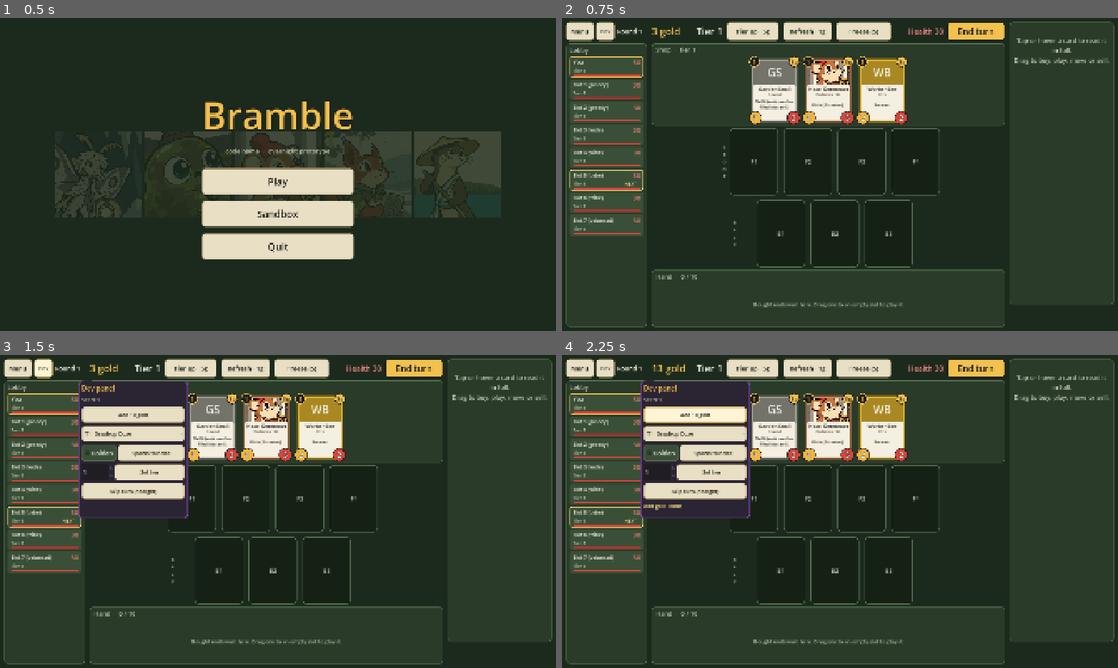
Above: before the commit, frames 1-4 (two rows, left to right).
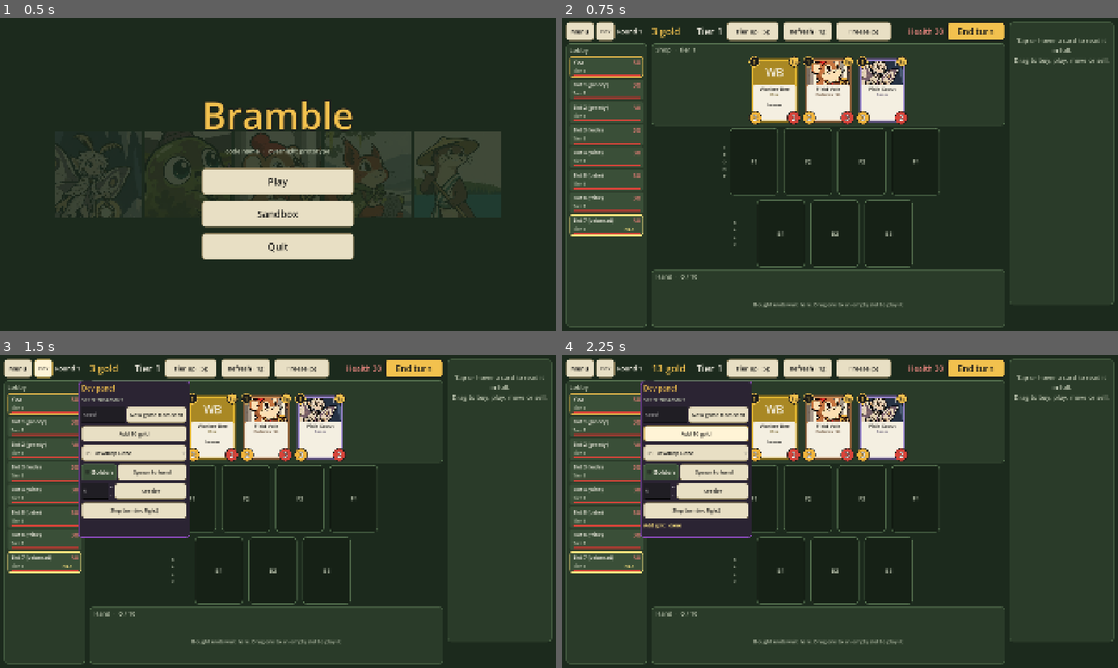
Above: after the commit, the same moments.

Repository: SwitchOCE/Bramble
Game: Godot game, scene res://src/main/main.tscn
The game is run twice, just before and just after one commit, with the same random seed, the same clock (stepped at 60 frames per second) and the same inputs.
Inputs:
- Up to frame 1 (0.5 s): no input
- Up to frame 2 (0.75 s): click "Play" at 0.5 s
- Up to frame 3 (1.5 s): click "Dev" at 1.25 s
- Up to frame 4 (2.25 s): click "Add 10 gold" at 2 s

Frame 1 is identical in both runs. In frame 2, 2.3% of the frame differs, in the area x 1-62%, y 12-70%; in frame 3, 5.8%; in frame 4, 6.2%, in the area x 1-62%, y 8-70%.

Commit message:
UI: integration scope-review fixes
- main.gd always builds CorePort: --fixtures, the FixturePort preload and the exported
  parameter are gone, with their test. fixture_port.gd stays for the tests that build it.
- Cut RecruitScreen.is_dev_panel_open (no callers).
- Triggers: the keyword the mechanic id names, else the unit's name; no keyword fallback
  for an event without a mechanic. Test covers Hoglet Mother's death summon, the
  Woodpecker's Birds buff and Sett Warden's survive buff.
- Seed (prototype pick): each Play draws a random seed; the dev panel shows it and starts a
  new game from a typed one.
- Tests: CorePort's 'No units found' reason; random seed and typed-seed replay. Dropped the
  'Rally' source-text check; FrontBuyPort's comment says what it is.
- LEARNINGS: core entry back to 96 GUT tests; UI entry times match their commit (00:23).

Co-Authored-By: Claude Opus 5.5 <noreply@anthropic.com>

Diff:
--- a/src/main/main.gd
+++ b/src/main/main.gd
@@ -1,14 +1,10 @@
 extends Control
-## The main scene: starts the UI app on a game port. By default that is the rules core
-## (CorePort); run with `-- --fixtures` to drive the screens from docs/prototype/fixtures instead.
+## The main scene: starts the UI app on the rules core (CorePort).
 ## scripts/export_smoke.sh boots the exported build and waits for the line printed here.
 
 const READY_LINE: String = "boot: main scene ready"
-const FIXTURES_ARG: String = "--fixtures"
 const App := preload("res://src/ui/app.gd")
-const GamePort := preload("res://src/ui/adapter/game_port.gd")
 const CorePort := preload("res://src/ui/adapter/core_port.gd")
-const FixturePort := preload("res://src/ui/adapter/fixture_port.gd")
 
 var app: App
 
@@ -16,17 +12,7 @@
 func _ready() -> void:
 	app = App.new()
 	add_child(app)
-	app.setup(make_port(OS.get_cmdline_user_args()))
-	print(READY_LINE)
-
-
-## The real core, or the SPEC fixtures with --fixtures in an editor run. An exported build
-## (feature "template") always gets the core: its pack has no fixtures and must not fake a game.
-static func make_port(
-	args: PackedStringArray, exported: bool = OS.has_feature("template")
-) -> GamePort:
-	if FIXTURES_ARG in args and not exported:
-		return FixturePort.new()
 	var port: CorePort = CorePort.new()
 	port.setup()
-	return port
+	app.setup(port)
+	print(READY_LINE)
--- a/src/ui/app.gd
+++ b/src/ui/app.gd
@@ -12,12 +12,16 @@
 const CombatScreen := preload("res://src/ui/screens/combat_screen.gd")
 const SandboxScreen := preload("res://src/ui/screens/sandbox_screen.gd")
 const GameOverScreen := preload("res://src/ui/screens/game_over_screen.gd")
+const MAX_SEED: int = 999_999_999
 
 var port: GamePort
 var current: Control
 ## Kept while the app runs so the sandbox boards survive a fight.
 var sandbox: SandboxScreen
-var game_seed: int = 1
+## The seed of the current game (shown in the dev panel).
+var game_seed: int = -1
+
+var _seeds: RandomNumberGenerator = RandomNumberGenerator.new()
 
 
 func _init() -> void:
@@ -34,6 +38,7 @@
 
 func setup(game_port: GamePort) -> void:
 	port = game_port
+	_seeds.randomize()
 	CardView.set_unbuilt(port.unbuilt_units())
 	CardDetail.set_glossary(port.library_units())
 	show_menu()
@@ -56,9 +61,11 @@
 	_swap(menu)
 
 
-func start_game() -> void:
+## Starts a game from `chosen_seed`, or from a fresh random seed when it is negative (a
+## prototype pick: every Play differs; the dev panel shows the seed and replays a typed one).
+func start_game(chosen_seed: int = -1) -> void:
+	game_seed = chosen_seed if chosen_seed >= 0 else _seeds.randi_range(1, MAX_SEED)
 	var reason: String = port.new_game(game_seed)
-	game_seed += 1
 	if reason.is_empty():
 		show_recruit()
 
@@ -76,6 +83,7 @@
 	screen.combat_ready.connect(show_game_combat)
 	screen.menu_requested.connect(show_menu)
 	screen.game_over_reached.connect(show_game_over)
+	screen.replay_requested.connect(start_game)
 	_swap(screen)
 	screen.setup(port)
 
--- a/src/ui/screens/combat_log.gd
+++ b/src/ui/screens/combat_log.gd
@@ -15,10 +15,10 @@
 
 ## What fired, in the card's own words: the keyword the mechanic id names ("nightshade_mark" ->
 ## Nightshade), else the unit's name (Hoglet Mother's death_summon is not Bristle).
-static func trigger_name(model: CombatModel, uid: int, mechanic: String = "") -> String:
+static func trigger_name(model: CombatModel, uid: int, mechanic: String) -> String:
 	for keyword: Variant in Data.a(model.unit(uid), "keywords"):
 		var word: String = str(keyword)
-		if mechanic.is_empty() or mechanic.contains(word.to_lower().replace(" ", "_")):
+		if not mechanic.is_empty() and mechanic.contains(word.to_lower().replace(" ", "_")):
 			return word
 	return model.unit_name(uid)
 
--- a/src/ui/screens/recruit_screen.gd
+++ b/src/ui/screens/recruit_screen.gd
@@ -12,6 +12,8 @@
 signal combat_ready
 signal menu_requested
 signal game_over_reached
+## The dev panel asked for a new game from this seed.
+signal replay_requested(game_seed: int)
 
 const Data := preload("res://src/ui/view_data.gd")
 const UiTheme := preload("res://src/ui/ui_theme.gd")
@@ -106,6 +108,7 @@
 	_dev.position = Vector2(270, 90)
 	_dev.changed.connect(func() -> void: _after_change(false))
 	_dev.turn_skipped.connect(_on_turn_skipped)
+	_dev.replay_requested.connect(func(game_seed: int) -> void: replay_requested.emit(game_seed))
 	add_child(_dev)
 
 
@@ -585,10 +588,6 @@
 	_dev.refresh()
 
 
-func is_dev_panel_open() -> bool:
-	return _dev.visible
-
-
 func _unhandled_key_input(event: InputEvent) -> void:
 	var key: InputEventKey = event as InputEventKey
 	if key != null and key.pressed and not key.echo and key.keycode == KEY_QUOTELEFT:
--- a/src/ui/widgets/dev_panel.gd
+++ b/src/ui/widgets/dev_panel.gd
@@ -4,6 +4,8 @@
 ## The recruit screen toggles it (Dev button, or the ` key).
 
 signal changed
+## The owner typed a seed and asked to replay: the app starts a new game from it.
+signal replay_requested(game_seed: int)
 signal turn_skipped
 
 const UiTheme := preload("res://src/ui/ui_theme.gd")
@@ -15,6 +17,7 @@
 var port: GamePort
 
 var _seed_label: Label
+var _seed_input: LineEdit
 var _units: OptionButton
 var _golden: CheckBox
 var _tier: SpinBox
@@ -32,6 +35,17 @@
 	box.add_child(UiTheme.label("Dev panel", UiTheme.FONT_BODY + 2, UiTheme.GOLD))
 	_seed_label = UiTheme.label("", UiTheme.FONT_SMALL, UiTheme.TEXT_DIM)
 	box.add_child(_seed_label)
+	var seed_row: HBoxContainer = HBoxContainer.new()
+	_seed_input = LineEdit.new()
+	_seed_input.placeholder_text = "seed"
+	_seed_input.custom_minimum_size = Vector2(150, 56)
+	_seed_input.virtual_keyboard_type = LineEdit.KEYBOARD_TYPE_NUMBER
+	_seed_input.text_submitted.connect(func(_text: String) -> void: _on_replay())
+	seed_row.add_child(_seed_input)
+	var replay: Button = _action("New game from seed", _on_replay)
+	replay.size_flags_horizontal = Control.SIZE_EXPAND_FILL
+	seed_row.add_child(replay)
+	box.add_child(seed_row)
 	box.add_child(_action("Add %d gold" % GOLD_STEP, _on_add_gold))
 	_units = OptionButton.new()
 	_units.focus_mode = Control.FOCUS_NONE
@@ -93,6 +107,15 @@
 	_result.text = "%s: %s" % [action, "done" if reason.is_empty() else reason]
 
 
+## Starts a new game from the typed seed (a whole number, 0 or more).
+func _on_replay() -> void:
+	var text: String = _seed_input.text.strip_edges()
+	if not text.is_valid_int() or text.to_int() < 0:
+		show_result("New game", "type a whole number")
+		return
+	replay_requested.emit(text.to_int())
+
+
 func _on_add_gold() -> void:
 	show_result("Add gold", port.dev_add_gold(GOLD_STEP))
 	changed.emit()
--- a/tests/ui/test_core_port.gd
+++ b/tests/ui/test_core_port.gd
@@ -60,6 +60,38 @@
 	port.new_game(3)
 	assert_ne(port.sell(0), "", "nothing to sell on an empty board")
 	assert_ne(port.play(0, 0), "", "nothing in hand to play")
+
+
+func test_new_game_without_units_gives_a_reason() -> void:
+	var port: CorePort = CorePort.new()
+	port.setup()
+	port.library = UnitLibrary.new()
+	assert_eq(port.new_game(1), "No units found in content/units")
+	assert_eq(port.get_state(), {}, "no game started")
+
+
+func test_each_game_gets_a_random_seed_and_a_typed_seed_replays() -> void:
+	var app: App = App.new()
+	add_child_autofree(app)
+	app.setup(_port())
+	app.start_game()
+	var first: int = app.game_seed
+	assert_eq(app.port.get_seed(), first, "the port plays the app's seed")
+	app.start_game()
+	assert_ne(app.game_seed, first, "a new Play draws a new seed")
+	var screen: RecruitScreen = app.current as RecruitScreen
+	var panel: DevPanel = screen.get("_dev")
+	var input: LineEdit = panel.get("_seed_input")
+	input.text = str(first)
+	panel.call("_on_replay")
+	assert_eq(app.port.get_seed(), first, "typed seed replays the first game")
+	assert_true(app.current is RecruitScreen)
+	var replayed: RecruitScreen = app.current as RecruitScreen
+	var new_panel: DevPanel = replayed.get("_dev")
+	var new_input: LineEdit = new_panel.get("_seed_input")
+	new_input.text = "abc"
+	new_panel.call("_on_replay")
+	assert_eq(app.port.get_seed(), first, "a bad seed starts nothing")
 
 
 func test_app_flow_on_the_core() -> void:
--- a/tests/ui/test_review_fixes.gd
+++ b/tests/ui/test_review_fixes.gd
@@ -1,13 +1,10 @@
 extends GutTest
 ## Milestone A scope-review fixes: status reminders are the unit notes word for word, triggers
 ## are named by the card's own keyword, the sandbox takes Attack/Health overrides, shop-to-board
-## drag plays the unit the buy produced, a real touch drag buys and plays, and exported builds
-## never boot into fixtures.
+## drag plays the unit the buy produced, and a real touch drag buys and plays.
 
 const CorePort := preload("res://src/ui/adapter/core_port.gd")
 const GamePort := preload("res://src/ui/adapter/game_port.gd")
-const FixturePort := preload("res://src/ui/adapter/fixture_port.gd")
-const Main := preload("res://src/main/main.gd")
 const CardDetail := preload("res://src/ui/widgets/card_detail.gd")
 const CombatLog := preload("res://src/ui/screens/combat_log.gd")
 const CombatModel := preload("res://src/ui/screens/combat_model.gd")
@@ -18,8 +15,8 @@
 const Data := preload("res://src/ui/view_data.gd")
 
 
-## A port whose buy() puts the new unit at the front of the hand with a fresh iid, as a triple's
-## golden would. Everything else forwards to a real core game.
+## A stand-alone stub port (no core): buy() puts a golden at the front of the hand with a fresh
+## iid, as a triple would, and play() records what was played.
 class FrontBuyPort:
 	extends GamePort
 	var hand: Array = []
@@ -73,14 +70,18 @@
 	assert_false(plain.contains("next time this is hit"), "no invented Nightshade text")
 
 
-func test_trigger_is_named_by_the_cards_keyword_or_name() -> void:
+func test_trigger_is_named_by_its_mechanic_keyword_or_the_unit() -> void:
 	var model: CombatModel = CombatModel.new()
 	model.units[1] = {"uid": 1, "name": "Drumming Woodpecker", "keywords": ["Peck"]}
-	model.units[2] = {"uid": 2, "name": "Field Vole", "keywords": []}
-	assert_eq(CombatLog.trigger_name(model, 1), "Peck")
-	assert_eq(CombatLog.trigger_name(model, 2), "Field Vole")
-	var source: String = FileAccess.get_file_as_string("res://src/ui/screens/combat_log.gd")
-	assert_false(source.contains("Rally"), "no invented keyword")
+	model.units[2] = {"uid": 2, "name": "Hoglet Mother", "keywords": ["Bristle"]}
+	model.units[3] = {"uid": 3, "name": "Sett Warden", "keywords": ["Hunker"]}
+	model.units[4] = {"uid": 4, "name": "Weasel Second", "keywords": ["First Bite"]}
+	assert_eq(CombatLog.trigger_name(model, 1, "peck"), "Peck")
+	assert_eq(CombatLog.trigger_name(model, 1, "on_attack_buff_tribe"), "Drumming Woodpecker")
+	assert_eq(CombatLog.trigger_name(model, 2, "bristle"), "Bristle")
+	assert_eq(CombatLog.trigger_name(model, 2, "death_summon"), "Hoglet Mother")
+	assert_eq(CombatLog.trigger_name(model, 3, "survive_buff_behind"), "Sett Warden")
+	assert_eq(CombatLog.trigger_name(model, 4, "grant_first_bite_in_front"), "First Bite")
 
 
 func test_sandbox_overrides_reach_the_fight() -> void:
@@ -182,9 +183,3 @@
 	Input.parse_input_event(touch)
 	await get_tree().process_frame
 	await get_tree().process_frame
-
-
-func test_exported_builds_never_boot_into_fixtures() -> void:
-	var args: PackedStringArray = ["--fixtures"]
-	assert_true(Main.make_port(args, false) is FixturePort, "editor runs may use fixtures")
-	assert_true(Main.make_port(args, true) is CorePort, "an exported build gets the core")
Not shown, changed: docs/prototype/LEARNINGS.md
